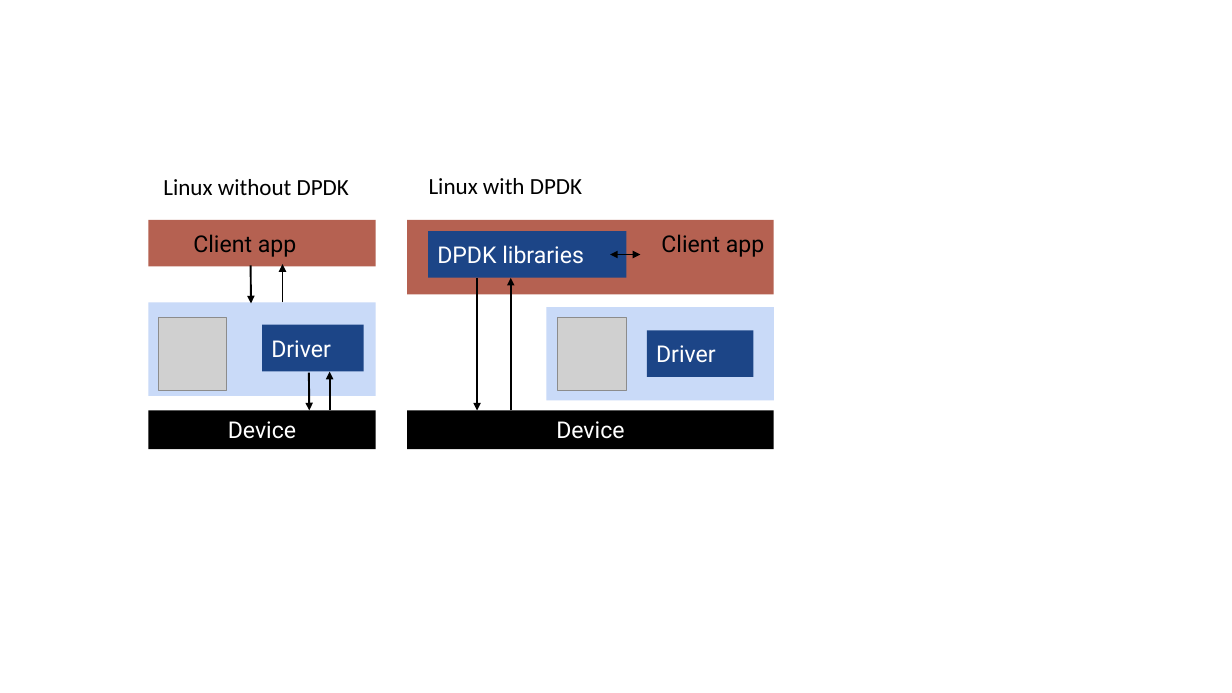
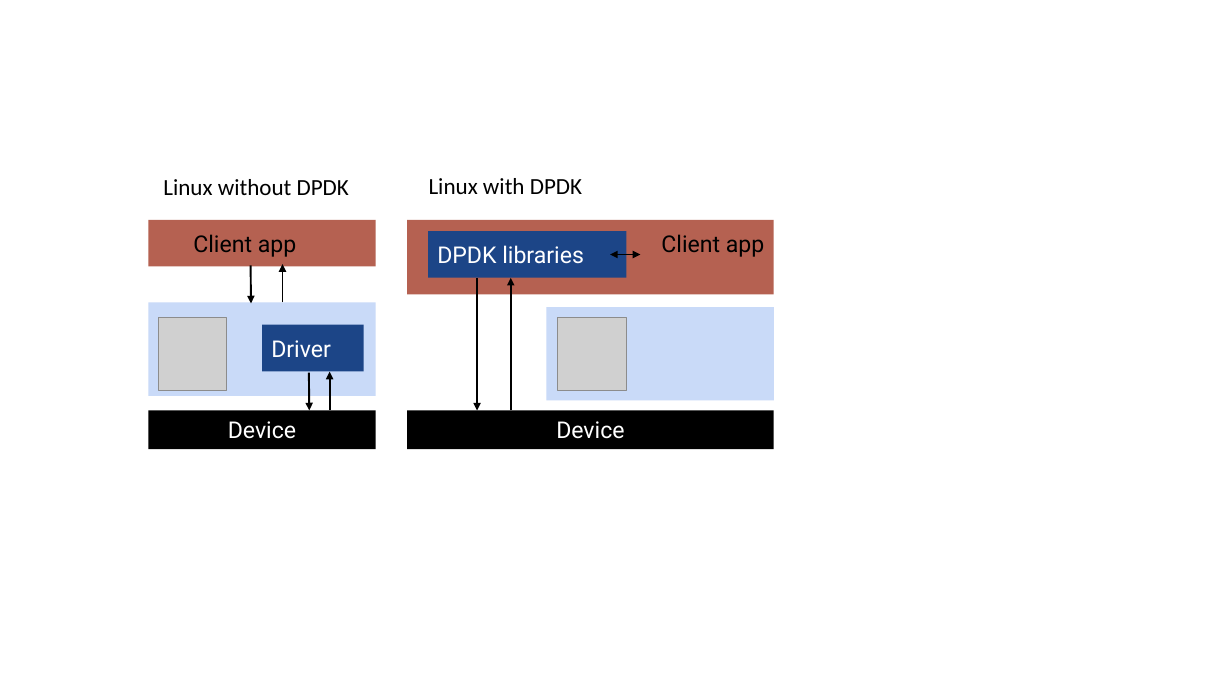
Before and after one commit to lucypa/thesis, a slide deck: slide 1 of imgs/figs.pptx. Drawn at 1232x693 pixels with LibreOffice and Linux fonts; fonts in the diff are those of the drawing; grey boxes stand for pictures. Boxes give left, top, right and bottom in pixels: in the first picture for what was removed or moved away, otherwise in the second. Text is boxed around its words. In the diff, an @@ line names an element or a change of style, - is before the commit and + after.

```diff
--- a/imgs/figs.pptx
+++ b/imgs/figs.pptx
@@ rectangle removed at [647,331,753,377] @@
-Driver
```
Also in this commit, not shown: 2 slides added, 31 other files.
